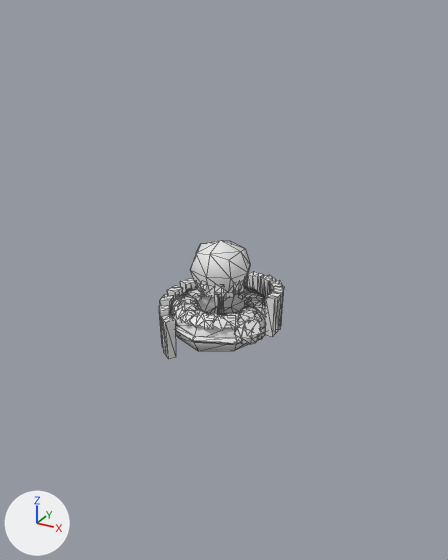
A saved change to the glTF model Assets/Stations/StationGartenbau.glb.
One viewpoint serves both versions: a camera (50 mm lens) standing at (1.51, -2.71, 1.59) and looking at (0.05, -0.05, 0.25). Arrows for +X, +Y and +Z are at lower left; the lights stay in place. Mesh edges are drawn as thin lines. Where no turn or scale is listed for an object, it has been applied to the vertices. Vertices at the same position are counted once.

Names of what the first picture shows: 'BlumenKranz', 'Busch', 'Busch.001', 'Flower', 'MossStone.001', 'Plane', 'Stamm', 'Torus.001', 'VorlageSpades.001'.
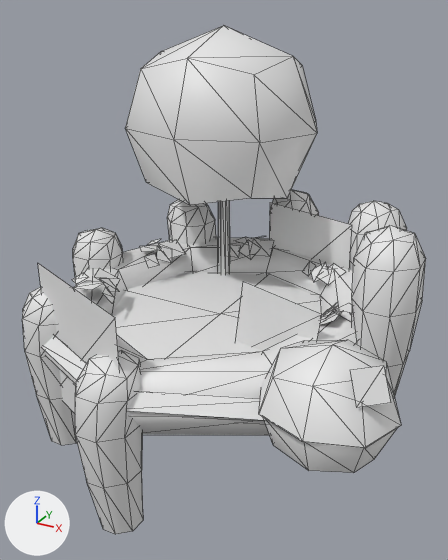
Diff of the bpy script that builds the scene:
```diff
--- a/Assets/Stations/StationGartenbau.glb.py
+++ b/Assets/Stations/StationGartenbau.glb.py
@@ me_plane_001 @@
-me_plane_001.from_pydata(...)  # 240 vertices, 120 faces; spans x -0.276..0.276, y -0.276..0.276, z 0.061..0.117
+me_plane_001.from_pydata(...)  # 100 vertices, 50 faces; spans x -0.769..0.837, y -0.413..0.825, z 0.128..0.224
+# me_plane_001 part 1: 240 vertices removed from x -0.276..0.276, y -0.276..0.276, z 0.061..0.117
+# me_plane_001 part 2: 40 vertices added at x -0.752..0.014, y 0.133..0.825, z 0.128..0.224
+# me_plane_001 part 3: 20 vertices added at x 0.567..0.837, y -0.154..0.124, z 0.128..0.224
+# me_plane_001 part 4: 20 vertices added at x 0.262..0.557, y 0.366..0.666, z 0.128..0.224
+# me_plane_001 part 5: 20 vertices added at x -0.769..-0.462, y -0.413..-0.126, z 0.128..0.224
@@ me_torus @@
-me_torus.from_pydata(...)  # 48 vertices, 96 faces; spans x -0.296..0.296, y -0.296..0.296, z -0.096..0.09
+me_torus.from_pydata(...)  # 48 vertices, 96 faces; spans x -0.306..0.306, y -0.306..0.306, z -0.069..0.067
+# me_torus part 6: 48 of 48 vertices moved; they spanned x -0.296..0.296, y -0.296..0.296, z -0.096..0.09 and now span x -0.306..0.306, y -0.306..0.306, z -0.069..0.067; mean shift (0.0, 0.0, 0.0); largest move (-0.082, -0.082, -0.013) -> (-0.135, -0.135, -0.015)
@@ me_plane_005 @@
-me_plane_005.from_pydata(...)  # 96 vertices, 48 faces; spans x -0.141..0.14, y -0.141..0.14, z 0.178..0.256
+me_plane_005.from_pydata(...)  # 96 vertices, 48 faces; spans x -0.292..0.294, y -0.295..0.293, z 0.89..1.078
+# me_plane_005 part 7: 96 of 96 vertices moved; they spanned x -0.141..0.14, y -0.141..0.14, z 0.178..0.256 and now span x -0.292..0.294, y -0.295..0.293, z 0.89..1.078; mean shift (-0.001, -0.002, 0.766); largest move (-0.111, 0.055, 0.256) -> (-0.214, 0.155, 1.078)
@@ me_cube_008 @@
-me_cube_008.from_pydata(...)  # 156 vertices, 208 faces; spans x -0.344..0.343, y -0.302..0.343, z -0.164..0.204
+me_cube_008.from_pydata(...)  # 287 vertices, 504 faces; spans x -1.062..1.062, y -1.062..1.062, z -0.758..0.684
+# me_cube_008 part 8: 156 vertices removed from x -0.344..0.343, y -0.302..0.343, z -0.164..0.204; 287 vertices added at x -1.062..1.062, y -1.062..1.062, z -0.758..0.684
+# me_cube_008 part 9: the surface is now shaded smooth
@@ me_plane_006 @@
+me_plane_006.from_pydata([(-0.64, -0.64, 0.0), (0.64, -0.64, 0.0), (-0.64, 0.64, 0.0), (0.64, 0.64, 0.0), (-0.91, 0.0, 0.0), (0.0, -0.91, 0.0), (0.91, 0.0, 0.0), (0.0, 0.91, 0.0), (0.0, 0.0, 0.0)], [], [(8, 6, 3), (8, 3, 7), (4, 8, 7), (4, 7, 2), (0, 5, 8), (0, 8, 4), (5, 1, 6), (5, 6, 8)])
@@ me_plane_004 @@
+me_plane_004.from_pydata([(-0.241, 0.03, -0.19), (0.188, -0.023, -0.242), (-0.188, 0.023, 0.242), (0.241, -0.03, 0.19)], [], [(0, 1, 3), (0, 3, 2)])
@@ me_plane_003 @@
+me_plane_003.from_pydata([(-1.0, -1.0, 0.0), (1.0, -1.0, 0.0), (-1.0, 1.0, 0.0), (1.0, 1.0, 0.0)], [], [(0, 1, 3), (0, 3, 2)])
@@ ob_mossstone_001 @@
 ob_mossstone_001 = bpy.data.objects.new('MossStone.001', me_cube_006)
-ob_mossstone_001.location = (0.234, -0.142, 0.031)
-ob_mossstone_001.scale = (0.087, 0.0802, 0.0802)
+ob_mossstone_001.location = (0.859, -0.647, 0.103)
+ob_mossstone_001.scale = (0.356, 0.328, 0.328)
@@ ob_flower @@
 ob_flower = bpy.data.objects.new('Flower', me_plane_002)
-ob_flower.location = (0.28, -0.169, 0.081)
+ob_flower.location = (1.049, -0.759, 0.311)
 ob_flower.rotation_euler = (0.939, 0.0, 0.739)  # degrees (54, 0, 42)
-ob_flower.scale = (-0.0385, -0.0385, -0.0385)
+ob_flower.scale = (-0.068, -0.068, -0.068)
@@ ob_busch_001 @@
 ob_busch_001 = bpy.data.objects.new('Busch.001', me_cube_005)
-ob_busch_001.location = (-0.004, -0.001, 0.306)
-ob_busch_001.scale = (0.208, 0.192, 0.192)
+ob_busch_001.location = (-0.286, 0.534, 0.974)
+ob_busch_001.scale = (0.722, 0.665, 0.665)
@@ ob_torus_001 @@
 ob_torus_001.location = (0.0, 0.0, 0.0)
+ob_torus_001.scale = (3.23, 3.23, 3.23)
@@ ob_busch @@
 ob_busch = bpy.data.objects.new('Busch', me_torus)
-ob_busch.location = (0.0, 0.0, 0.0)
+ob_busch.location = (-0.018, 0.006, 0.0)
+ob_busch.scale = (3.23, 3.23, 3.23)
@@ ob_stamm @@
 ob_stamm = bpy.data.objects.new('Stamm', me_cube_002)
-ob_stamm.location = (0.0, 0.0, 0.145)
-ob_stamm.scale = (0.0194, 0.0194, 0.154)
+ob_stamm.location = (-0.276, 0.538, 0.756)
+ob_stamm.scale = (0.0454, 0.0454, 0.36)
@@ ob_plane_002 @@
+ob_plane_002 = bpy.data.objects.new('Plane.002', me_plane_006)
+ob_plane_002.location = (0.0, 0.0, 0.02)
@@ ob_gras_003 @@
+ob_gras_003 = bpy.data.objects.new('Gras.003', me_plane_004)
+ob_gras_003.location = (0.446, -0.262, 0.123)
@@ ob_gras_002 @@
+ob_gras_002 = bpy.data.objects.new('Gras.002', me_plane_003)
+ob_gras_002.location = (0.255, 0.621, 0.152)
+ob_gras_002.rotation_euler = (1.576, -0.0216, -0.345)  # degrees (90, -1.2, -20)
+ob_gras_002.scale = (0.32, 0.32, 0.32)
@@ ob_gras @@
+ob_gras = bpy.data.objects.new('Gras', me_plane_003)
+ob_gras.location = (-0.333, -0.786, 0.034)
+ob_gras.rotation_euler = (1.571, 0.0, -0.39)  # degrees (90, 0, -22)
+ob_gras.scale = (0.385, 0.385, 0.385)
```

Where the change shows, as pixel boxes [x1, y1, x2, y2] in the pictures (448 x 560 px; the box of a moved part takes in the faces that stretch with it):
'VorlageSpades.001', reshaped (221% wider, 292% taller)
    before: [159, 272, 284, 359]
    after: [22, 190, 426, 534]
'Busch.001', moved, rescaled (222% wider, 233% taller)
    before: [191, 240, 250, 293]
    after: [125, 26, 317, 205]
'Busch', reshaped, moved, rescaled (238% wider, 216% taller)
    before: [173, 289, 265, 351]
    after: [45, 237, 358, 435]
'MossStone.001', moved, rescaled (450% wider, 436% taller)
    before: [235, 320, 260, 344]
    after: [259, 340, 401, 473]
'Plane.002', added
    after: [111, 271, 322, 359]
'BlumenKranz', reshaped (196% wider, 96% taller)
    before: [171, 286, 265, 331]
    after: [72, 236, 352, 325]
'Gras', added
    after: [38, 263, 119, 413]
'Torus.001', rescaled
    before: [170, 312, 266, 345]
    after: [42, 335, 265, 424]
'Gras.003', added
    after: [236, 281, 322, 351]
'Gras.002', added
    after: [270, 202, 352, 270]
'Flower', moved, rescaled (133% wider, 153% taller)
    before: [244, 320, 261, 336]
    after: [350, 366, 391, 408]
'Stamm', moved, rescaled
    before: [218, 297, 224, 316]
    after: [218, 201, 230, 274]
'Plane', reshaped (not visible afterwards)
    before: [197, 279, 247, 298]
part 1 of me_plane_001, deleted
    before: [171, 286, 265, 331]
part 2 of me_plane_001, added
    after: [140, 236, 274, 268]
part 3 of me_plane_001, added
    after: [320, 303, 352, 325]
part 4 of me_plane_001, added
    after: [302, 261, 346, 285]
part 5 of me_plane_001, added
    after: [72, 268, 120, 303]
part 8 of me_cube_008, moved or reshaped
    before: [159, 272, 284, 359]
    after: [22, 190, 426, 534]
